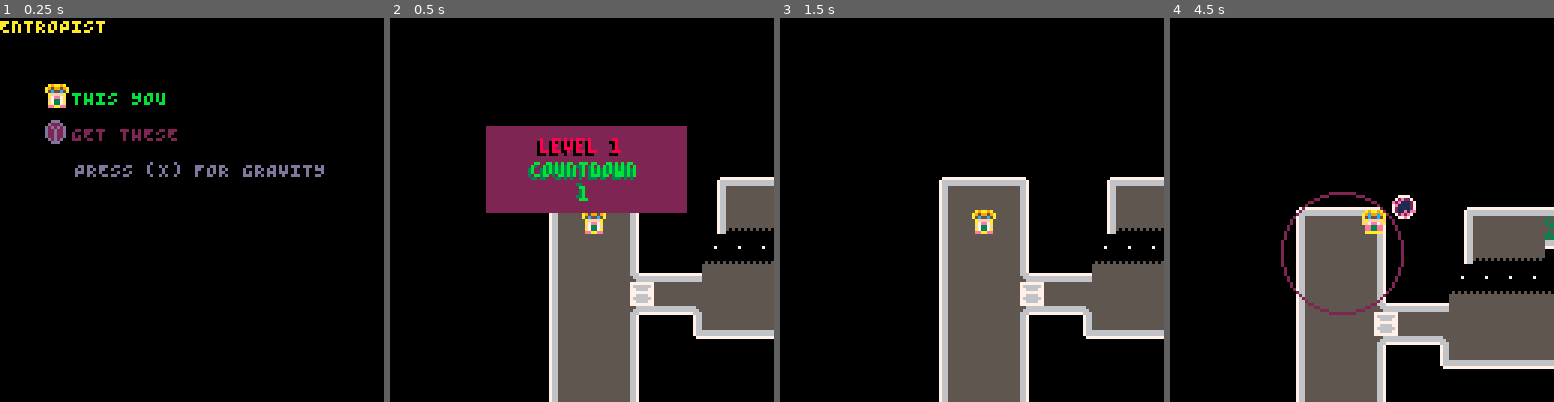
Above: before the commit, frames 1-4 (left to right).
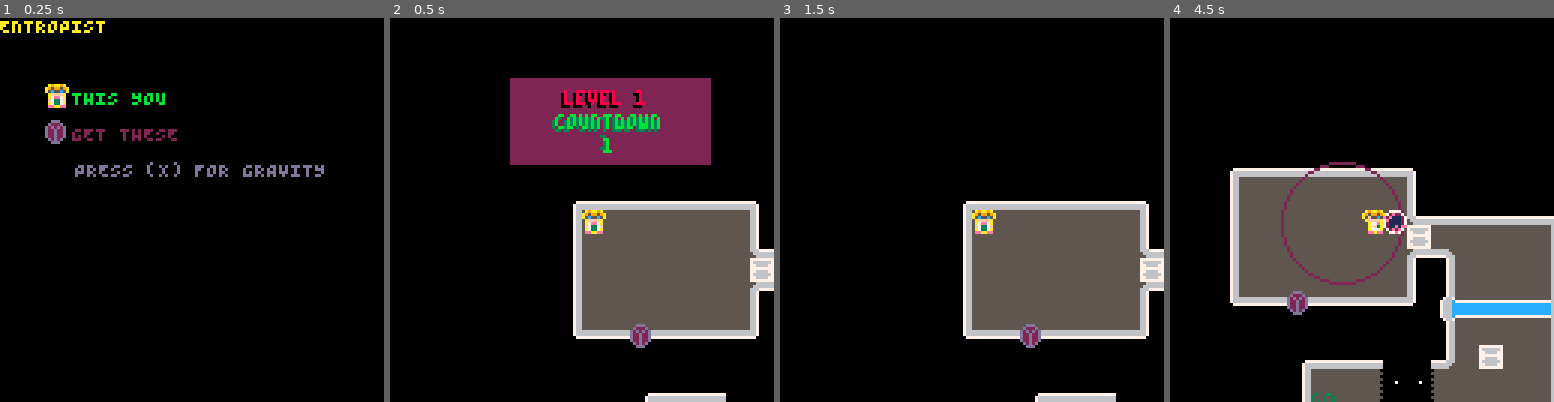
Above: after the commit, the same moments.

Repository: kitasuna/pico8-ttuor
Game: PICO-8 cartridge main.p8
Same seed, same stepped clock (60 frames per second), same inputs: the game is played once before the commit and once after it.
Inputs:
- Up to frame 1 (0.25 s): no input
- Up to frame 2 (0.5 s): tap X (X key) at 0.33 s
- Up to frame 3 (1.5 s): tap O (Z key) at 0.7 s; tap X (X key) at 1.07 s
- Up to frame 4 (4.5 s): hold Right 1.6-2.1 s; tap O (Z key) every 0.4 s from 1.7 to 4.1 s; tap X (X key) at 1.85, 2.97, 4.08 s; hold Up 2.15-2.42 s; hold Right 2.47-3.03 s; hold Left 3.08-3.58 s; hold Down 3.63-3.97 s; hold Right from 4.02 s (still down)

Frame 1 is identical in both runs. In frame 2, 33% of the frame differs, in the area x 25-100%, y 15-100%; in frame 3, 20%; in frame 4, 30%.

Commit message:
Add beams

Diff:
--- a/const.lua
+++ b/const.lua
@@ -33,6 +33,7 @@
 
 ENT_BOX = 0
 ENT_ITEM = 1
+ENT_BEAM = 2
 
 FLAG_PLAYER = 0
 FLAG_FLOOR = 1
--- a/entity.lua
+++ b/entity.lua
@@ -10,6 +10,11 @@
 
   ent_man.add_box = function(coords)
     local tmp = new_box(coords)
+    add(ent_man.ents, tmp)
+  end
+
+  ent_man.add_beam = function(coords)
+    local tmp = new_beam(coords)
     add(ent_man.ents, tmp)
   end
 
@@ -40,7 +45,6 @@
       1.0,
       payload.mass
       )
-      printh("GD: "..grav_result.gdistance..", X: "..grav_result.vel.x..", Y: "..grav_result.vel.y)
       if grav_result.gdistance < 0.5 and fget(e.num, FLAG_ABSORBED_BY_GRAV) == false then
         e.vel_x = 0
         e.vel_y = 0
@@ -62,6 +66,11 @@
     end
   end
 
+  -- String -> { box: Box, beam: Beam }
+  ent_man.handle_beam_box_collision = function(name, payload)
+    payload.beam.blocked_by = payload.box
+  end
+
   return ent_man
 end
 
@@ -73,6 +82,7 @@
   tmp.can_travel = 1 << FLAG_FLOOR
 
   tmp.update = ent_update(tmp)
+  tmp.draw = ent_draw(tmp)
   return tmp
 end
 
@@ -81,10 +91,77 @@
 
   tmp.vel_x = 0
   tmp.vel_y = 0
+  tmp.type = ENT_BOX
   tmp.can_travel = 1 << FLAG_FLOOR
 
   tmp.update = ent_update(tmp)
+  tmp.draw = ent_draw(tmp)
   return tmp
+end
+
+function new_beam(coords)
+  -- Start size at 8x8
+  local tmp = new_sprite(50, coords.pos_x, coords.pos_y, 8, 8)
+  tmp.vel_x = 0
+  tmp.vel_y = 0
+  tmp.type = ENT_BEAM
+  tmp.blocked_by = nil
+  tmp.can_travel = 1 << FLAG_FLOOR -- maybe need to add gaps here later
+
+  tmp.update = beam_update(tmp)
+  tmp.draw = beam_draw(tmp)
+  return tmp
+end
+
+function beam_update(beam)
+  return function()
+    -- Check for horizonal, increasing case
+    -- Maybe add a "facing" prop to this later
+    if beam.blocked_by != nil then
+      -- Update blocked_by if necessary
+      beam.size_x = 128
+      if collides(beam.blocked_by, beam) == true then
+        printh("collided!")
+        beam.size_x = beam.blocked_by.pos_x - beam.pos_x
+        return
+      else
+        beam.blocked_by = nil
+        printh("UNSET BLOCKED_BY!")
+      end
+    end
+
+    local collision = false
+    local map_offset_x = 16
+    local map_offset_y = 16
+    local curr_map_x = (beam.pos_x - map_offset_x) \ 8
+    local curr_map_y = (beam.pos_y - map_offset_y) \ 8
+    local beam_max_x = beam.pos_x
+    while collision == false do
+      local next_map_x = ((beam_max_x + 1) - map_offset_x) \ 8
+      local flag = fget(mget(next_map_x, curr_map_y))
+      if (fget(mget(next_map_x, curr_map_y)) & beam.can_travel) == 0 then
+        collision = true
+        break;
+      end
+
+      beam_max_x += 8
+    end
+    beam.size_x = beam_max_x - beam.pos_x
+  end
+end
+
+function beam_draw(beam)
+  return function()
+    for i=1,beam.size_x do
+      spr(beam.num, beam.pos_x + (i - 1), beam.pos_y)
+    end
+  end
+end
+
+function ent_draw(ent)
+  return function()
+    spr(ent.num, ent.pos_x, ent.pos_y)
+  end
 end
 
 function ent_update(tmp)
--- a/grav.lua
+++ b/grav.lua
@@ -65,7 +65,6 @@
     if (payload.input_mask & (1 << BTN_X)) > 0 then
       -- Launch gravity, so eliminate existing gravs?
       -- Maybe need to work this out in level design first
-      -- printh("found x press")
       if count(gm.projectiles) > 0 then
         -- del(gm.projectiles, gm.projectiles[1])
         return
@@ -86,10 +85,8 @@
         pos_x = payload.pos_x - 10
         pos_y = payload.pos_y
       end
-      printh("got position")
       local tmp = new_projectile({pos_x=pos_x, pos_y=pos_y}, payload.direction)
       add(gm.projectiles, tmp)
-      printh("pjs: "..count(gm.projectiles))
     end
   end
 
@@ -206,7 +203,6 @@
   local dist_x2 = dist_x * dist_x
   local dist_y2 = dist_y * dist_y
   local gdistance = sqrt(dist_x2 + dist_y2)
-  printh("GD: "..gdistance)
   local dist_x_component = -(dist_x / gdistance)
   local dist_y_component = -(dist_y / gdistance)
   local G = 3.0
--- a/level.lua
+++ b/level.lua
@@ -9,12 +9,14 @@
       },
       time=22<<8,
       player = {
-        pos_x = 32,
-        pos_y = 32,
+        pos_x = ((1*8) + 16),
+        pos_y = ((4*8) + 16),
       },
       ents = {
-        {type=ENT_BOX, pos_x= 48, pos_y = 56},
-        -- {type=ENT_ITEM, pos_x= 40, pos_y = 86},
+        {type=ENT_BOX, pos_x= (8*8)+16, pos_y = (6*8)+16},
+        {type=ENT_BOX, pos_x= (11*8)+16, pos_y = (11*8)+16},
+        {type=ENT_ITEM, pos_x= 40, pos_y = 86},
+        {type=ENT_BEAM, pos_x = (8*10)+16, pos_y = (9*8)+16},
       }
     },
   }
--- a/main.p8
+++ b/main.p8
@@ -54,14 +54,14 @@
 game_draw = function()
   cls()
 
+  camera(-64 + player.pos_x,-64 + player.pos_y)
   map(0, 0, level.map_offset.pos_x, level.map_offset.pos_y, 128, 32)
-  camera(-64 + player.pos_x,-64 + player.pos_y)
   if player.invincible == false or (frame_counter % 4 == 1) then
     player.draw()
   end
 
-  foreach(ent_man.ents, function(e)
-    spr(e.num, e.pos_x, e.pos_y)
+  foreach(ent_man.ents, function(ent)
+    ent.draw()
   end)
 
   foreach(grav_man.gravities, function(grav)
@@ -127,13 +127,20 @@
     end
 
 
-    for k, e in pairs(ent_man.ents) do
+    for k, ent in pairs(ent_man.ents) do
       for j, grav in pairs(grav_man.gravities) do
-        if collides(grav, e) then
-          qm.ae("ENTITY_GRAV_COLLISION", { entity=e, grav=grav })
+        if collides(grav, ent) then
+          qm.ae("ENTITY_GRAV_COLLISION", { entity=ent, grav=grav })
         end
       end
-    end
+
+      for j, ent_inner in pairs(ent_man.ents) do
+	if ent_inner.type == ENT_BEAM and ent.type == ENT_BOX and collides(ent, ent_inner) then
+          qm.ae("BEAM_BOX_COLLISION", { box=ent, beam=ent_inner })
+	end
+      end
+    end
+
 
     -- if gravity.mass > level.critical_mass then
     if false then
@@ -195,6 +202,7 @@
   qm.at("ENTITY_GRAV_COLLISION")
   qm.at("GRAVITY")
   qm.at("PROJ_PLAYER_COLLISION")
+  qm.at("BEAM_BOX_COLLISION")
 
   -- Set up our score manager
   score_man = new_score_manager()
@@ -204,6 +212,7 @@
   ent_man = new_entity_manager()
   qm.as("GRAVITY", ent_man.handle_gravity)
   qm.as("ENTITY_GRAV_COLLISION", ent_man.handle_ent_grav_collision)
+  qm.as("BEAM_BOX_COLLISION", ent_man.handle_beam_box_collision)
 
   -- Create gravity manager
   grav_man = new_gravity_manager()
@@ -237,15 +246,14 @@
 function init_level(l)
   ent_man.reset()
   for k, e in pairs(l.ents) do
-    printh(e.type)
     if e.type==ENT_ITEM then
-        printh("found item type")
       ent_man.add_item(e)
     elseif e.type==ENT_BOX then
-        printh("found box type")
       ent_man.add_box(e)
-      else
-        printh("unknown type")
+    elseif e.type==ENT_BEAM then
+      ent_man.add_beam(e)
+    else
+      printh("unknown type")
     end
   end
 
@@ -429,18 +437,21 @@
 
 
 __gff__
-0001010101010101010101010101000000000000000000002002020000000000041000000000000000000000000000000000000000000000000000000000000002000000000000000000000000000000020200000000000000000000000000000000000000000000000000000000000000000000000000000000000000000000
+0001010101010101010101010101000000000000000000002002020000000000041000000000000000000000000000001010100000000000000000000000000002000000000000000000000000000000020202020000000000000000000000000000000000000000000000000000000000000000000000000000000000000000
 0000000000000000000000000000000000000000000000000000000000000000000000000000000000000000000000000000000000000000000000000000000000000000000000000000000000000000000000000000000000000000000000000000000000000000000000000000000000000000000000000000000000000000
 __map__
-454343434600004543434343461a1a1a1a1a1a00000000000000000000000000000000000000000000000000000000000000000000000000000000000000000000000000000000000000000000000000000000000000000000000000000000000000000000000000000000000000000000000000000000000000000000000000
-414040404200004140404019421a1a1a1a1a1a00000000000000000000000000000000000000000000000000000000000000000000000000000000000000000000000000000000000000000000000000000000000000000000000000000000000000000000000000000000000000000000000000000000000000000000000000
-414040404200004150505044471a1a1a1a1a1a00000000000000000000000000000000000000000000000000000000000000000000000000000000000000000000000000000000000000000000000000000000000000000000000000000000000000000000000000000000000000000000000000000000000000000000000000
-4140404042000018181818181a1a1a1a1a1a1a00000000000000000000000000000000000000000000000000000000000000000000000000000000000000000000000000000000000000000000000000000000000000000000000000000000000000000000000000000000000000000000000000000000000000000000000000
-414040404943435151515151421a1a1a1a1a1a00000000000000000000000000000000000000000000000000000000000000000000000000000000000000000000000000000000000000000000000000000000000000000000000000000000000000000000000000000000000000000000000000000000000000000000000000
-414040404040404040404040421a1a1a1a1a1a00000000000000000000000000000000000000000000000000000000000000000000000000000000000000000000000000000000000000000000000000000000000000000000000000000000000000000000000000000000000000000000000000000000000000000000000000
-414040404a444b4040404040421a1a1a1a1a1a00000000000000000000000000000000000000000000000000000000000000000000000000000000000000000000000000000000000000000000000000000000000000000000000000000000000000000000000000000000000000000000000000000000000000000000000000
-414040404200484444444444471a1a1a1a000000000000000000000000000000000000000000000000000000000000000000000000000000000000000000000000000000000000000000000000000000000000000000000000000000000000000000000000000000000000000000000000000000000000000000000000000000
-41404040420022000000000000001a0000000000000000000000000000000000000000000000000000000000000000000000000000000000000000000000000000000000000000000000000000000000000000000000000000000000000000000000000000000000000000000000000000000000000000000000000000000000
-41404040420000000000000000001a0000000000000000000000000000000000000000000000000000000000000000000000000000000000000000000000000000000000000000000000000000000000000000000000000000000000000000000000000000000000000000000000000000000000000000000000000000000000
-4844444447220000000000000000000000000000000000000000000000000000000000000000000000000000000000000000000000000000000000000000000000000000000000000000000000000000000000000000000000000000000000000000000000000000000000000000000000000000000000000000000000000000
-2222222222220000000000000000000000000000000000000000000000000000000000000000000000000000000000000000000000000000000000000000000000000000000000000000000000000000000000000000000000000000000000000000000000000000000000000000000000000000000000000000000000000000
+101010101010001010101010101a1a1a1a1a1a00000000000000000000000000000000000000000000000000000000000000000000000000000000000000000000000000000000000000000000000000000000000000000000000000000000000000000000000000000000000000000000000000000000000000000000000000
+1010101010000010101010101010101010101000000000000000000000000000000000000000000000000000000000000000000000000000000000000000000000000000000000000000000000000000000000000000000000000000000000000000000000000000000000000000000000000000000000000000000000000000
+1010101010000010101010101000101010101000000000000000000000000000000000000000000000000000000000000000000000000000000000000000000000000000000000000000000000000000000000000000000000000000000000000000000000000000000000000000000000000000000000000000000000000000
+4543434343434343461010101000101010101000000000000000000000000000000000000000000000000000000000000000000000000000000000000000000000000000000000000000000000000000000000000000000000000000000000000000000000000000000000000000000000000000000000000000000000000000
+4140404040404040421010101010101010101010000000000000000000000000000000000000000000000000000000000000000000000000000000000000000000000000000000000000000000000000000000000000000000000000000000000000000000000000000000000000000000000000000000000000000000000000
+4140404040404040494343434343461010101010000000000000000000000000000000000000000000000000000000000000000000000000000000000000000000000000000000000000000000000000000000000000000000000000000000000000000000000000000000000000000000000000000000000000000000000000
+4140404040404040404040404040421010101000000000000000000000000000000000000000000000000000000000000000000000000000000000000000000000000000000000000000000000000000000000000000000000000000000000000000000000000000000000000000000000000000000000000000000000000000
+41404040404040404a4b40404040421010101000000000000000000000000000000000000000000000000000000000000000000000000000000000000000000000000000000000000000000000000000000000000000000000000000000000000000000000000000000000000000000000000000000000000000000000000000
+4140404040404040424140404040421010101000000000000000000000000000000000000000000000000000000000000000000000000000000000000000000000000000000000000000000000000000000000000000000000000000000000000000000000000000000000000000000000000000000000000000000000000000
+4844444444444444473040404040420000000000000000000000000000000000000000000000000000000000000000000000000000000000000000000000000000000000000000000000000000000000000000000000000000000000000000000000000000000000000000000000000000000000000000000000000000000000
+1010101010220000004140404040420000000000000000000000000000000000000000000000000000000000000000000000000000000000000000000000000000000000000000000000000000000000000000000000000000000000000000000000000000000000000000000000000000000000000000000000000000000000
+1010224543434300004c40404040420000000000000000000000000000000000000000000000000000000000000000000000000000000000000000000000000000000000000000000000000000000000000000000000000000000000000000000000000000000000000000000000000000000000000000000000000000000000
+0000004140405318185240404040420000000000000000000000000000000000000000000000000000000000000000000000000000000000000000000000000000000000000000000000000000000000000000000000000000000000000000000000000000000000000000000000000000000000000000000000000000000000
+0000004119405318185240404040420000000000000000000000000000000000000000000000000000000000000000000000000000000000000000000000000000000000000000000000000000000000000000000000000000000000000000000000000000000000000000000000000000000000000000000000000000000000
+0000004844444400004444444444470000000000000000000000000000000000000000000000000000000000000000000000000000000000000000000000000000000000000000000000000000000000000000000000000000000000000000000000000000000000000000000000000000000000000000000000000000000000
Not shown, changed: 24 lines of the sprite sheet (__gfx__) section of main.p8
